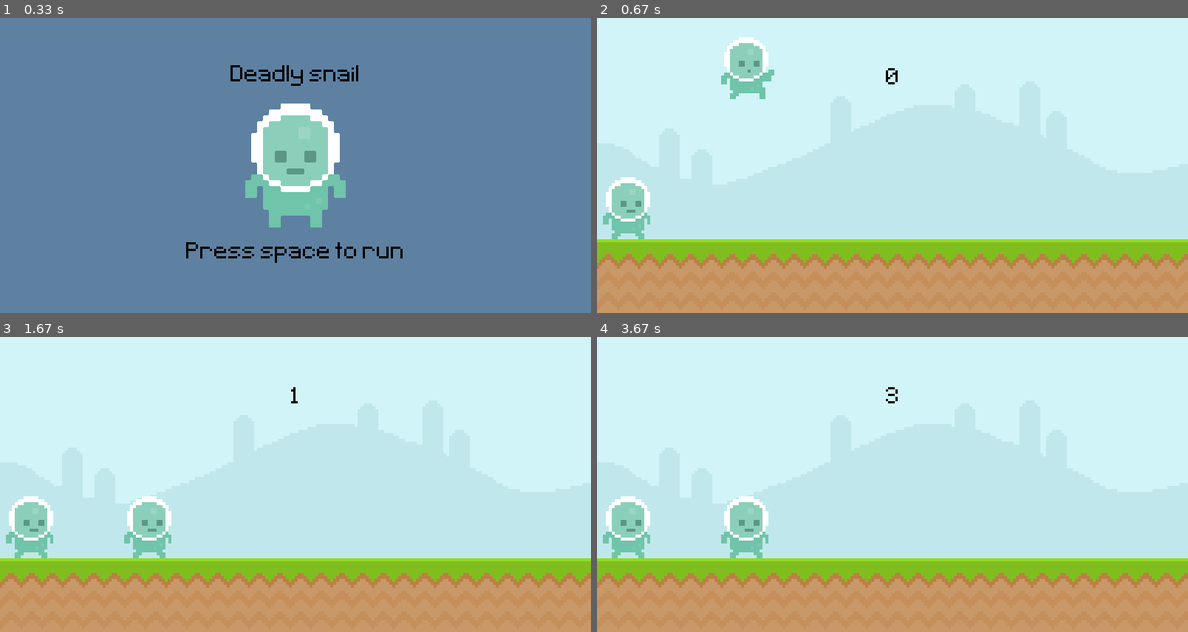
Above: before the commit, frames 1-4 (two rows, left to right).
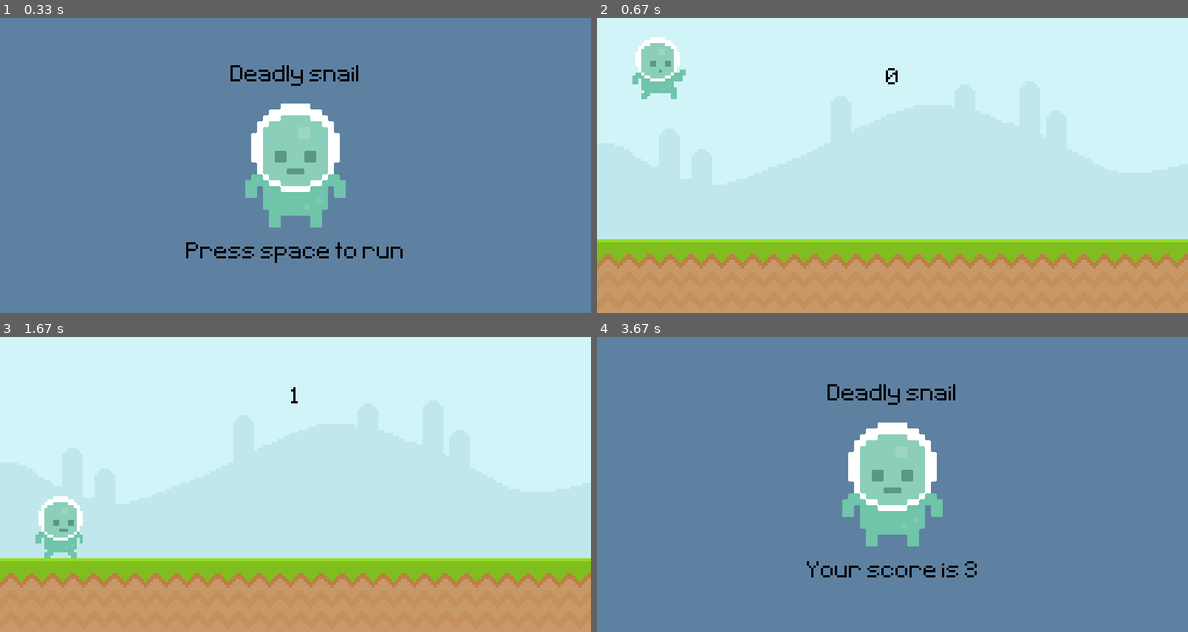
Above: after the commit, the same moments.

Repository: KosaKing/Games-In-PyGame
Game: pygame game, started from main.py
Two runs of this game, one before a commit and one after it. Both use one fixed random seed, a clock stepped at 60 frames per second and the inputs below.
Inputs:
- Up to frame 1 (0.33 s): no input
- Up to frame 2 (0.67 s): tap Space at 0.33 s
- Up to frame 3 (1.67 s): hold Space 0.67-1.13 s
- Up to frame 4 (3.67 s): tap Space at 2.17, 2.57, 2.87, 3.4 s

Frame 1 is identical in both runs. In frame 2, 3.9% of the frame differs, in the area x 1-30%, y 6-75%; in frame 3, 3.4%; in frame 4, 100%, in the area x 0-100%, y 0-100%.

Commit message:
Convertion to classes is done
All code was moved to classes decreasing the amount of the code to use.

Diff:
--- a/main.py
+++ b/main.py
@@ -1,6 +1,6 @@
 import pygame
 from sys import exit
-from random import randint
+from random import randint, choice
 
 class Player(pygame.sprite.Sprite):
     def __init__(self) -> None:
@@ -12,7 +12,7 @@
         self.player_jump = pygame.image.load('graphics/player/jump.png').convert_alpha()
 
         self.image = self.player_walk[self.player_index]
-        self.rect = self.image.get_rect(midbottom = (200, 300))
+        self.rect = self.image.get_rect(midbottom = (80, 300))
         self.gravity = 0
 
     def player_input(self):
@@ -74,7 +74,6 @@
         self.rect.x -= 6
         # self.destroy()
 
-
 def display_score():
     current_time = int((pygame.time.get_ticks() - start_time)/1000)
     score_surface = test_font.render(f'{current_time}', False, 'Black')
@@ -82,44 +81,11 @@
     screen.blit(score_surface, score_rect)
     return current_time
 
-def obstacle_movement(obstacle_list):
-    if obstacle_list:
-        for obstacle_rect in obstacle_list:
-            obstacle_rect.x -= 5
-
-        obstacle_list = [obstacle for obstacle in obstacle_list if obstacle.x > -100]
-
-        return obstacle_list
-    else:
-        return []
-
-def obstacle_draw(obstacle_list):
-    if obstacle_list:
-        for obstacle_rect in obstacle_list:
-            if obstacle_rect.bottom == 300:
-                screen.blit(snail_surface, obstacle_rect)
-            else:
-                screen.blit(fly_surface, obstacle_rect)
-
-def colision(player, obstacle_list):
-    if obstacle_list:
-        for obstacle_rect in obstacle_list:
-            if player.colliderect(obstacle_rect):
-                return 0
-            else:
-                return 1
-    else:
-        return 1
-
-def player_animation():
-    global player_surf, player_index
-
-    if player_rec.bottom < 300:
-        player_surf = player_jump
-    else:
-        player_index += 0.1
-        if player_index >= len(player_walk): player_index = 0
-        player_surf = player_walk[int(player_index)]
+def colision_sprite():
+    if pygame.sprite.spritecollide(player.sprite, obstacles_group, False):
+        obstacles_group.empty()
+        return False
+    return True
 
 pygame.init()
 screen = pygame.display.set_mode((800,400))
@@ -135,40 +101,12 @@
 player = pygame.sprite.GroupSingle()
 player.add(Player())
 
-obstacles_group = pygame.sprite.GroupSingle()
+obstacles_group = pygame.sprite.Group()
 
+# Loading background
 sky_surface = pygame.image.load('graphics/Sky.png').convert()
 ground_surface = pygame.image.load('graphics/ground.png').convert()
 
-# score_surface = test_font.render('My game', False, 'Black')
-# score_rect = score_surface.get_rect(midbottom = (400, 100))
-
-# Enemies
-snail_move_1 = pygame.image.load('graphics/snail/snail1.png').convert_alpha()
-snail_move_2 = pygame.image.load('graphics/snail/snail2.png').convert_alpha()
-snail_moves = [snail_move_1, snail_move_2]
-snail_moves_index = 0
-snail_surface = snail_moves[snail_moves_index]
-
-fly_move_1 = pygame.image.load('graphics/Fly/Fly1.png').convert_alpha()
-fly_move_2 = pygame.image.load('graphics/Fly/Fly2.png').convert_alpha()
-fly_moves = [fly_move_1, fly_move_2]
-fly_moves_index = 0
-fly_surface = fly_moves[fly_moves_index]
-
-obstacle_rect_list = []
-
-# Player
-
-player_walk_1 = pygame.image.load('graphics/player/player_walk_1.png').convert_alpha()
-player_walk_2 = pygame.image.load('graphics/player/player_walk_2.png').convert_alpha()
-player_walk = [player_walk_1, player_walk_2]
-player_index = 0
-player_jump = pygame.image.load('graphics/player/jump.png').convert_alpha()
-
-player_surf = player_walk[player_index]
-player_rec = player_surf.get_rect(midbottom = (40, 300))
-player_gravity = 0
 
 # Intro screen
 player_stand = pygame.image.load('graphics/player/player_stand.png').convert_alpha()
@@ -184,70 +122,28 @@
 obstacle_timer = pygame.USEREVENT + 1
 pygame.time.set_timer(obstacle_timer, 1500)
 
-snail_animation_timer = pygame.USEREVENT + 2
-pygame.time.set_timer(snail_animation_timer, 500)
-
-fly_animation_timer = pygame.USEREVENT + 3
-pygame.time.set_timer(fly_animation_timer, 200)
-
 while True:
     for event in pygame.event.get():
         if event.type == pygame.QUIT:
             pygame.quit()
             exit()
 
-        if game_active:
-            if event.type == pygame.MOUSEBUTTONDOWN:
-                if player_rec.collidepoint(pygame.mouse.get_pos()):
-                    if player_rec.bottom == 300:
-                        player_gravity = -20
-
-            if event.type == pygame.KEYDOWN:
-                if event.key == pygame.K_SPACE:
-                    if player_rec.bottom == 300:
-                        player_gravity = -20
-        else:
-            if event.type == pygame.KEYDOWN:
-                if event.key == pygame.K_SPACE:
+        if event.type == pygame.KEYDOWN:
+            if event.key == pygame.K_SPACE:
+                if not game_active:
                     game_active = 1
                     start_time = pygame.time.get_ticks()
 
         if game_active:
             if event.type == obstacle_timer:
-                obstacles_group.add(Obstacle('fly'))
+                obstacles_group.add(Obstacle(choice(['fly', 'snail', 'snail', 'snail'])))
 
-                # if randint(0,2):
-                #     obstacle_rect_list.append(snail_surface.get_rect(midbottom = (randint(900, 1100), 300)))
-                # else:
-                #     obstacle_rect_list.append(fly_surface.get_rect(midbottom = (randint(900, 1100), 200)))
-
-            if event.type == snail_animation_timer:
-                if snail_moves_index == 0: snail_moves_index = 1
-                else: snail_moves_index = 0
-                snail_surface = snail_moves[snail_moves_index]
-
-            if event.type == fly_animation_timer:
-                if fly_moves_index == 0: fly_moves_index = 1
-                else: fly_moves_index = 0
-                fly_surface = fly_moves[fly_moves_index]
 
     if game_active:
         screen.blit(sky_surface,(0,0))
         screen.blit(ground_surface,(0,300))
-        # pygame.draw.rect(screen, (100,20,190), score_rect)
-        # screen.blit(score_surface,score_rect)
+
         score = display_score()
-
-        # screen.blit(snail_surface,snail_rect)
-        # snail_rect.left -= 4
-        # if snail_rect.right == 0: snail_rect.left = 800
-
-        #player
-        player_gravity += 1
-        player_rec.y += player_gravity
-        if player_rec.bottom >= 300: player_rec.bottom=300
-        player_animation()
-        screen.blit(player_surf, player_rec)
 
         player.draw(screen)
         player.update()
@@ -255,19 +151,12 @@
         obstacles_group.draw(screen)
         obstacles_group.update()
 
-        # Enemies movement
-        obstacle_rect_list = obstacle_movement(obstacle_rect_list)
-        obstacle_draw(obstacle_rect_list)
-
         #collision
-        game_active = colision(player_rec, obstacle_rect_list)
+        game_active = colision_sprite()
 
     else:
         screen.fill((94,129,162))
         screen.blit(player_stand, player_stand_rec)
-        obstacle_rect_list.clear()
-        player_rec.midbottom = (40, 300)
-        player_gravity = 0
 
         score_message = test_font.render(f'Your score is {score}', False, "Black")
         score_message_rect = score_message.get_rect(midtop = (player_stand_rec.midbottom[0], player_stand_rec.midbottom[1]+20))
